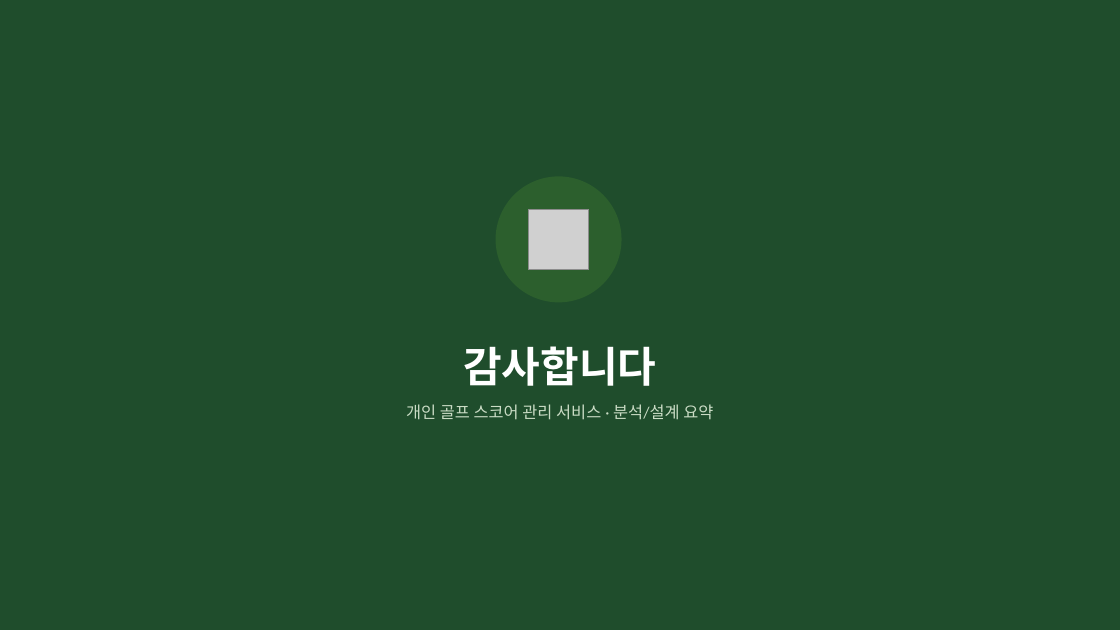
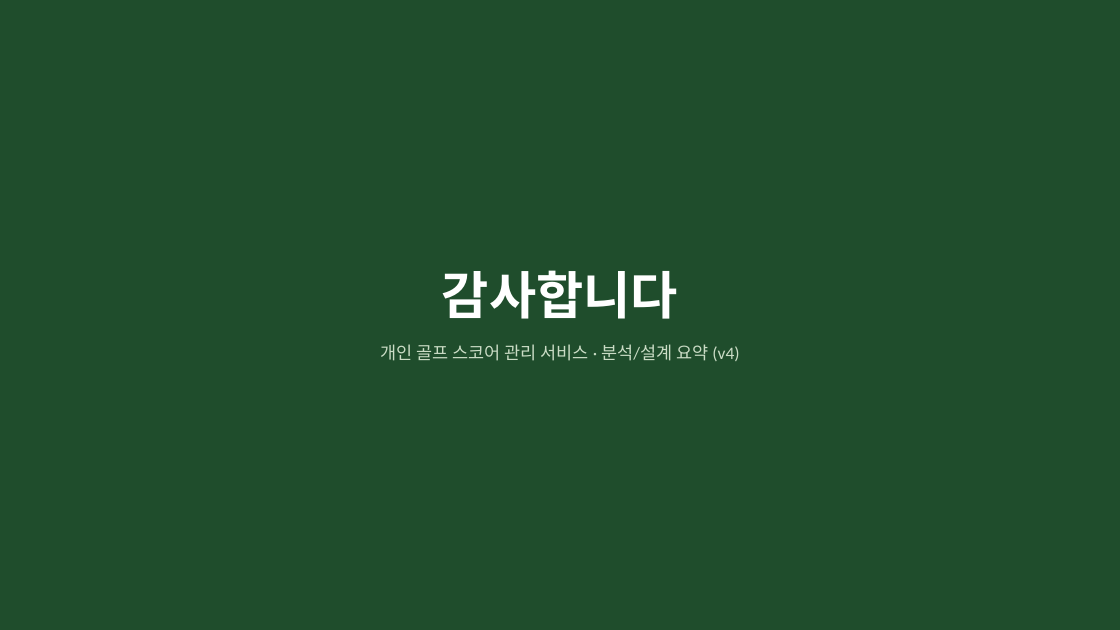
Before and after one commit to haekongpapa/scorecaddie, a slide deck: slide 16 of doc/ScoreCaddie_분석설계_요약.pptx (slide 12 before the commit). Drawn at 1120x630 pixels with LibreOffice and Linux fonts; fonts in the diff are those of the drawing; grey boxes stand for pictures. Boxes give left, top, right and bottom in pixels: in the first picture for what was removed or moved away, otherwise in the second. Text is boxed around its words. In the diff, an @@ line names an element or a change of style, - is before the commit and + after.

Commit message:
스코어 등록/조회/상세 화면 고도화 및 설계문서 동기화
- DB 스키마: GolfCourseHole, Role, 스코어카드 상세 필드(teeShotResult 등),
  GolfCourseLoop, User.thirdPartyConsent 마이그레이션 반영
- 목업 14개 화면 추가/개편 (doc/mockups/):
  - 07 스코어 등록 2-Step(코스 선택 → 스코어카드 입력, GolfCourseLoop 연동)
  - 08 스코어 조회 조건 개편(기간/골프장/사용자 범위, 동의 게이팅)
  - 09 라운드 상세 홀별 스코어 매트릭스(티샷결과/GIR/스크램블링/샌드세이브)
  - 11~14 관리자 화면(골프장/Par/CSV 업로드/회원 관리)
  - 화면 간 파라미터 연계(04/05/06/08/09 → 07, 08 → 09) 정리
  - 03 회원가입/10 마이페이지 제3자 정보제공 동의 UI
- doc/pages.md: 화면별 설계 문서 신규 작성 및 갱신
- doc/ScoreCaddie_분석설계_요약.pptx: PK/FK 명기, GolfCourseLoop/신규 화면/
  기능 요약 반영
- memory.md: 작업 이력 기록

```diff
--- a/doc/ScoreCaddie_분석설계_요약.pptx
+++ b/doc/ScoreCaddie_분석설계_요약.pptx
@@ ellipse removed at (496, 176, 622, 302) @@
@@ picture removed at (528, 209, 589, 270) @@
@@ text "감사합니다": place and size @@
-text "감사합니다" at (463, 346, 656, 386)
+text "감사합니다" at (442, 270, 678, 319)
@@ text "감사합니다" at (442, 270, 678, 319): size 36 to 44 pt @@
@@ text at (380, 344, 739, 361): text changed; size 14 to 15 pt @@
-개인 골프 스코어 관리 서비스 · 분석/설계 요약
+개인 골프 스코어 관리 서비스 · 분석/설계 요약 (v4)
```
Also in this commit, not shown: 10 other slides changed, 5 slides added, 1 slide removed, 37 other files.
